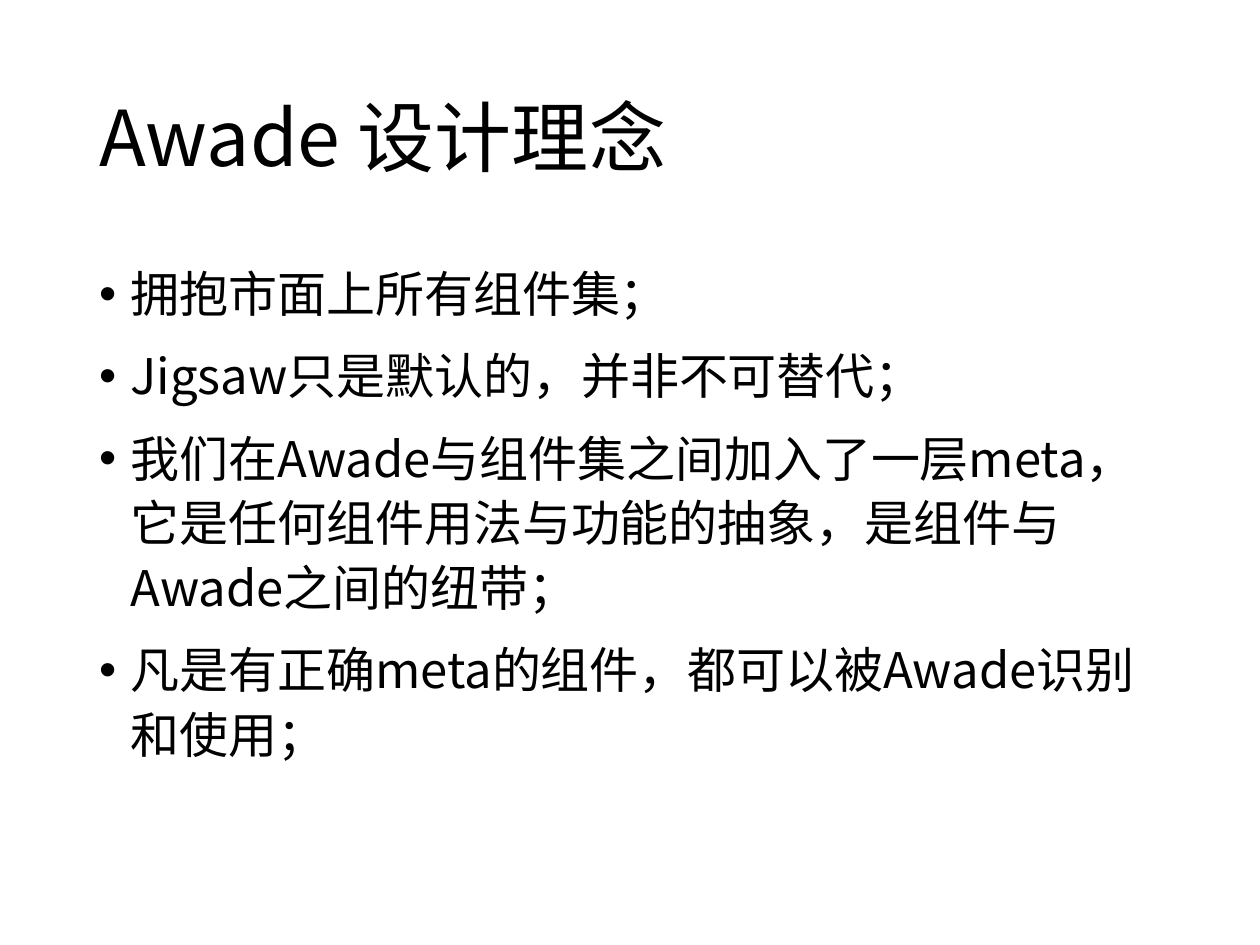
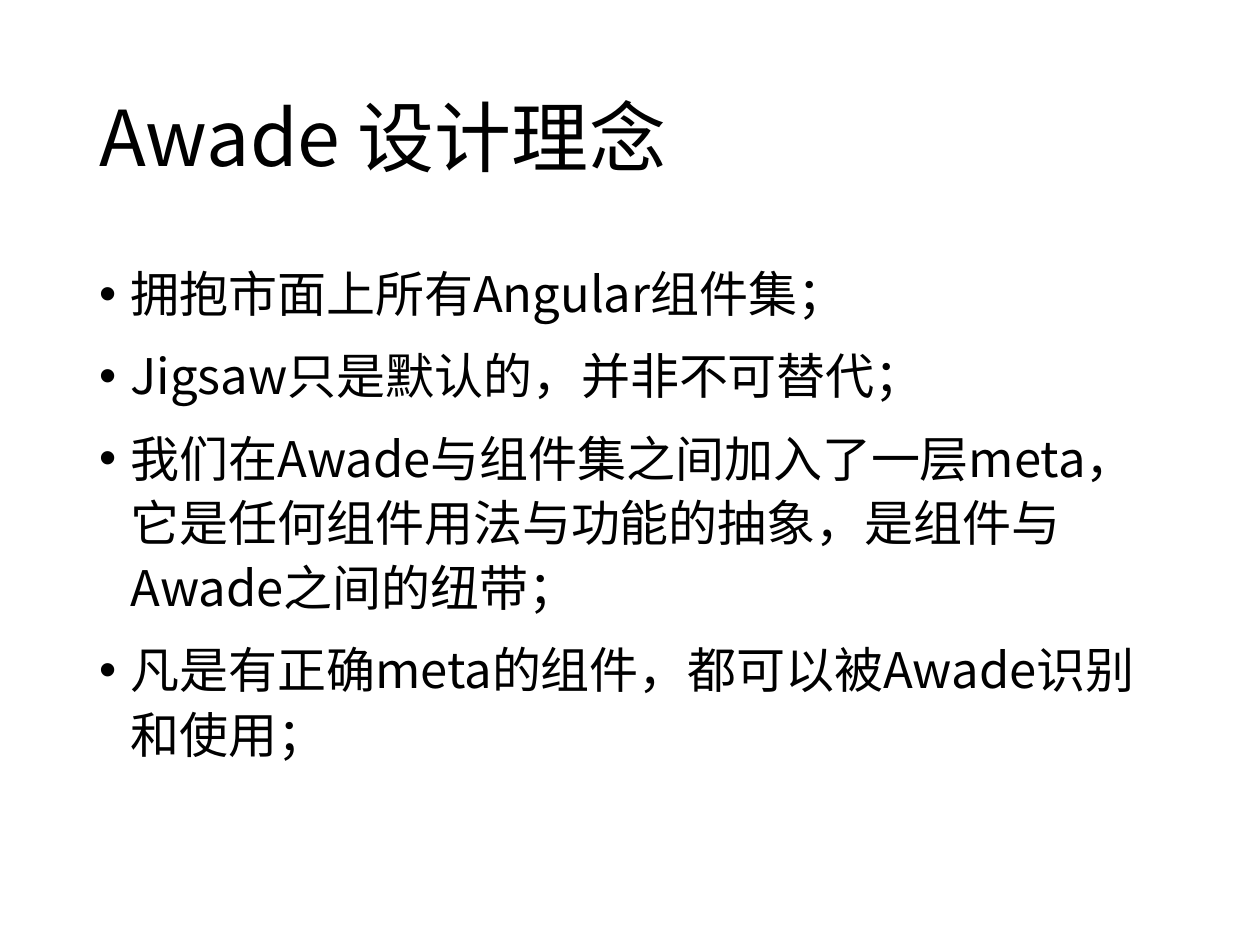
Before and after one commit to yibit/jigsaw, a slide deck: slide 30 of 让任何人迅速成为大前端开发者.pptx (slide 29 before the commit). Drawn at 1260x945 pixels with LibreOffice and Linux fonts; fonts in the diff are those of the drawing. Boxes give left, top, right and bottom in pixels: in the first picture for what was removed or moved away, otherwise in the second. Text is boxed around its words. In the diff, an @@ line names an element or a change of style, - is before the commit and + after.

```diff
--- a/让任何人迅速成为大前端开发者.pptx
+++ b/让任何人迅速成为大前端开发者.pptx
@@ text at bbox=[131, 270, 847, 325]: text changed @@
-• 拥抱市面上所有组件集；
+• 拥抱市面上所有Angular组件集；
```
Also in this commit, not shown: 15 other slides changed, 21 slides added.
